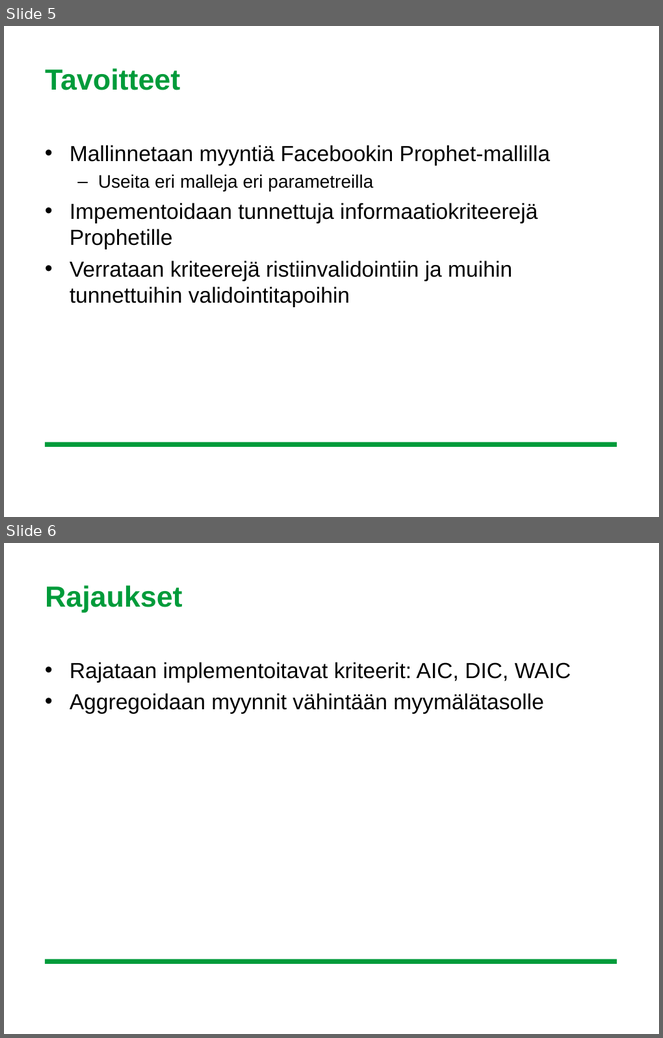
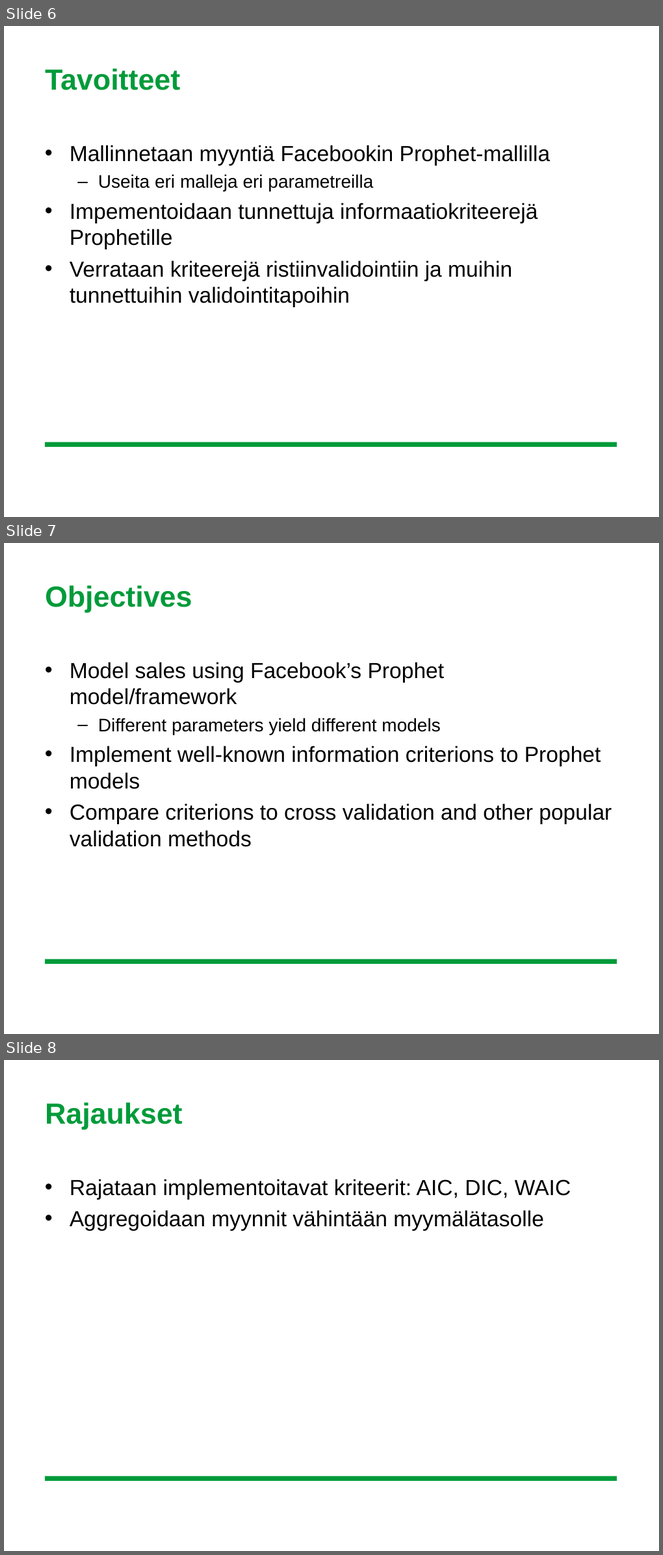
Before and after one commit to leevirontySF/BSC_thesis, a slide deck: aihepresis.ppt. Shown one above the other, each under a label of ours: slides 5 and 6 before the commit, slides 6, 7 and 8 after it. The pictures are 663x1038 and 663x1555 pixels, drawn with LibreOffice and Linux fonts; fonts in the diff are those of the drawing; background and template pictures are left out. Boxes give left, top, right and bottom in pixels: in the first picture for what was removed or moved away, otherwise in the second. Text is boxed around its words. In the diff, an @@ line names an element or a change of style, - is before the commit and + after.

```diff
--- a/aihepresis.ppt
+++ b/aihepresis.ppt
@@ slide 7 added at [4,543,659,1034], background #FFFFFF; not listed: 1 template element that a slide beside it also shows @@
@@ title added at [45,585,192,613], 32 pt, text #009B3A, bold @@
+Objectives
@@ text added at [70,662,612,847], 24 pt, text #000000 @@
+• Model sales using Facebook’s Prophet model/framework
+  – Different parameters yield different models
+• Implement well-known information criterions to Prophet models
+• Compare criterions to cross validation and other popular validation methods
@@ what was slide 5 is now slide 6 @@
@@ what was slide 6 is now slide 8 @@
```
Also in this commit, not shown: 3 other slides added, 10 other files.
